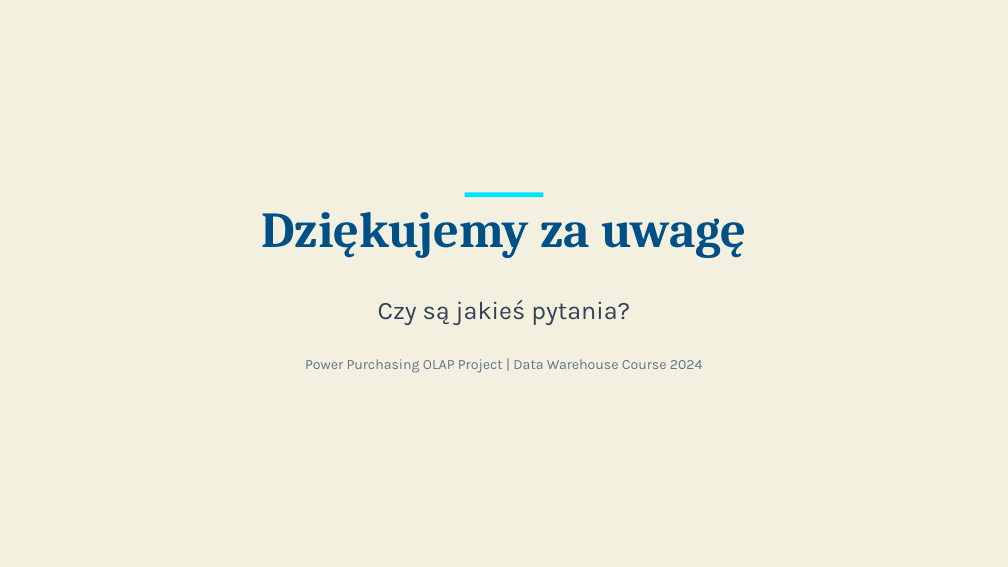
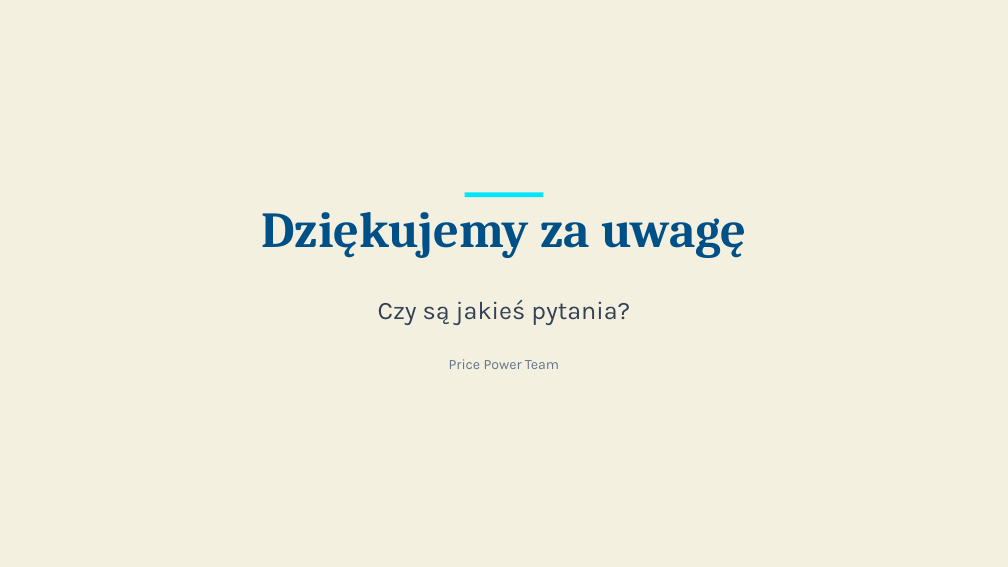
Before and after one commit to WukerDev/PricePower, a slide deck: slide 12 of PricePower.pptx. Drawn at 1008x567 pixels with LibreOffice and Linux fonts; fonts in the diff are those of the drawing; background and template pictures are left out. Boxes give left, top, right and bottom in pixels: in the first picture for what was removed or moved away, otherwise in the second. Text is boxed around its words. In the diff, an @@ line names an element or a change of style, - is before the commit and + after.

```diff
--- a/PricePower.pptx
+++ b/PricePower.pptx
@@ text at (449, 359, 559, 369): text changed @@
-Power Purchasing OLAP Project | Data Warehouse Course 2024
+Price Power Team
```
Also in this commit, not shown: 3 other slides changed.
